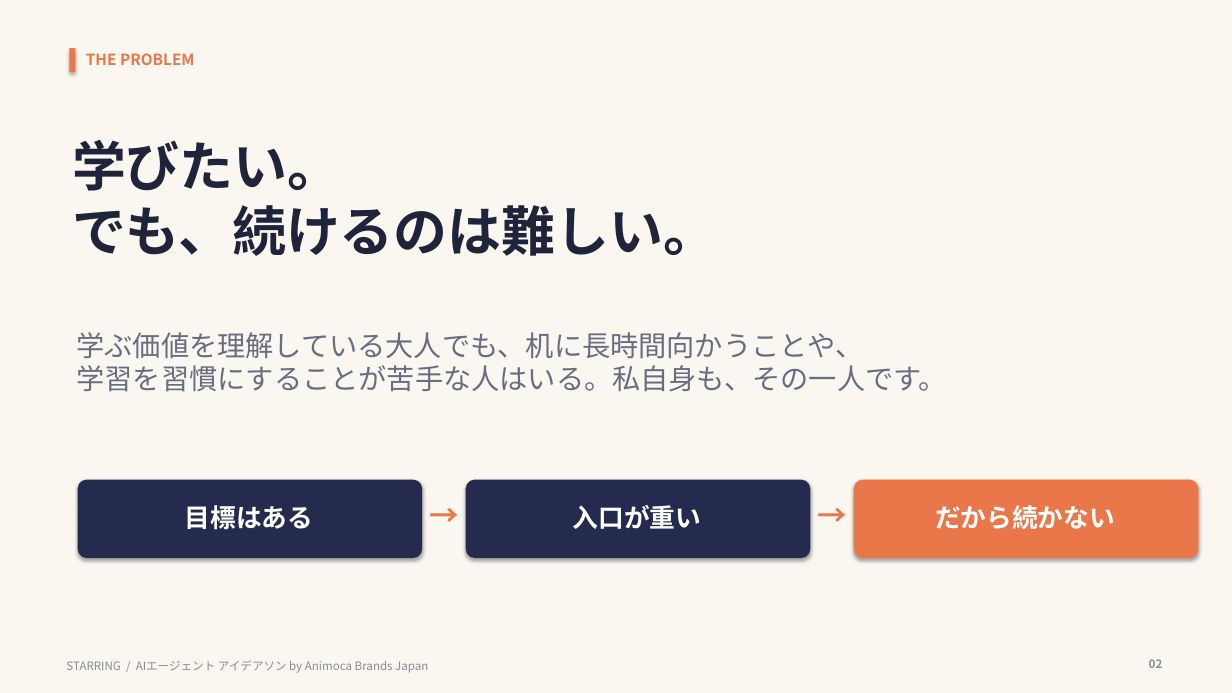
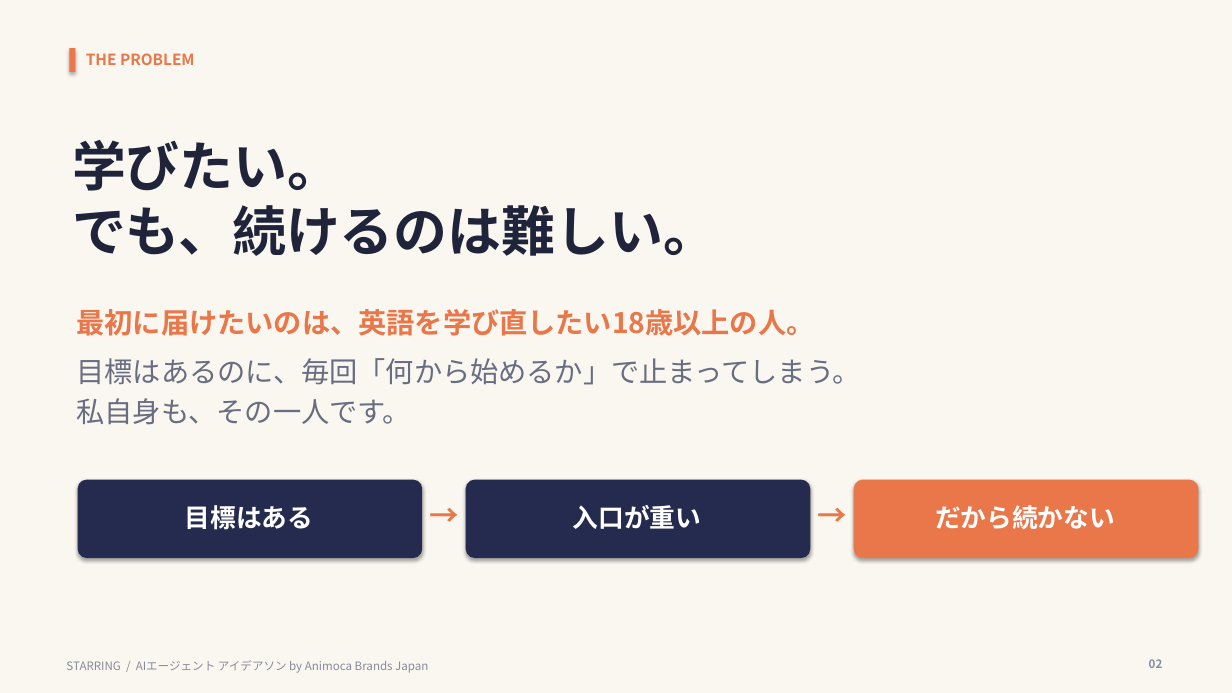
Before and after one commit to zpx9/a1, a slide deck: slide 2 of STARRING_final.pptx. Drawn at 1232x693 pixels with LibreOffice and Linux fonts; fonts in the diff are those of the drawing. Boxes give left, top, right and bottom in pixels: in the first picture for what was removed or moved away, otherwise in the second. Text is boxed around its words. In the diff, an @@ line names an element or a change of style, - is before the commit and + after.

```diff
--- a/STARRING_final.pptx
+++ b/STARRING_final.pptx
@@ text at [77,309,861,425]: text changed @@
-学ぶ価値を理解している大人でも、机に長時間向かうことや、
-学習を習慣にすることが苦手な人はいる。私自身も、その一人です。
+最初に届けたいのは、英語を学び直したい18歳以上の人。
+目標はあるのに、毎回「何から始めるか」で止まってしまう。
+私自身も、その一人です。
```
Also in this commit, not shown: 8 other slides changed, 1 slide added, 1 slide removed, 1 other file.
